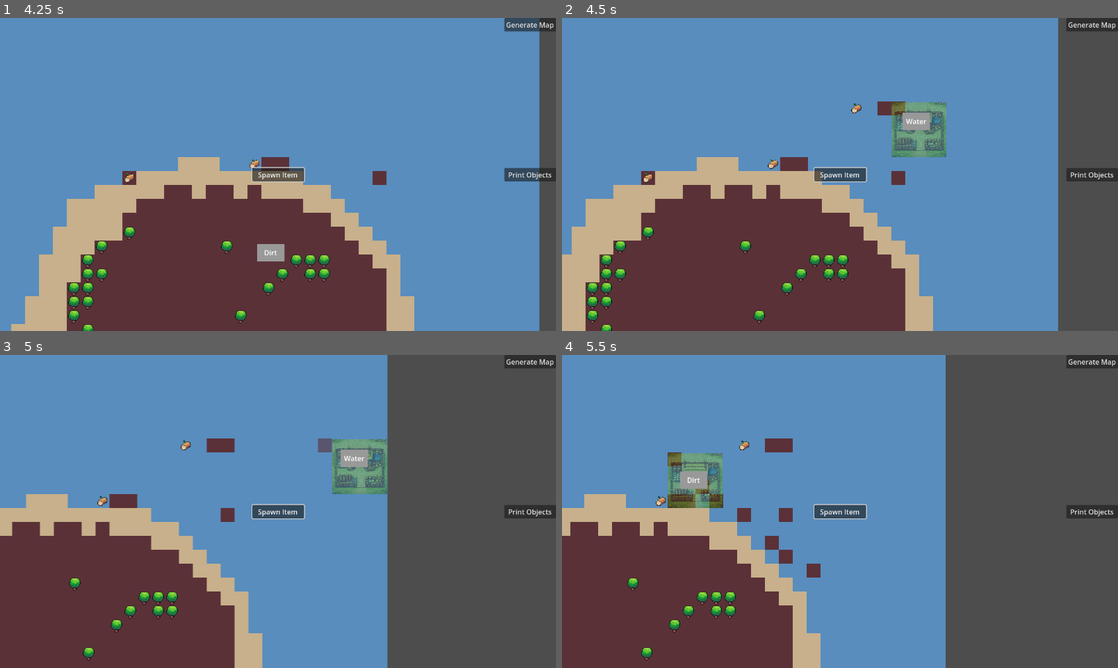
Above: before the commit, frames 1-4 (two rows, left to right).
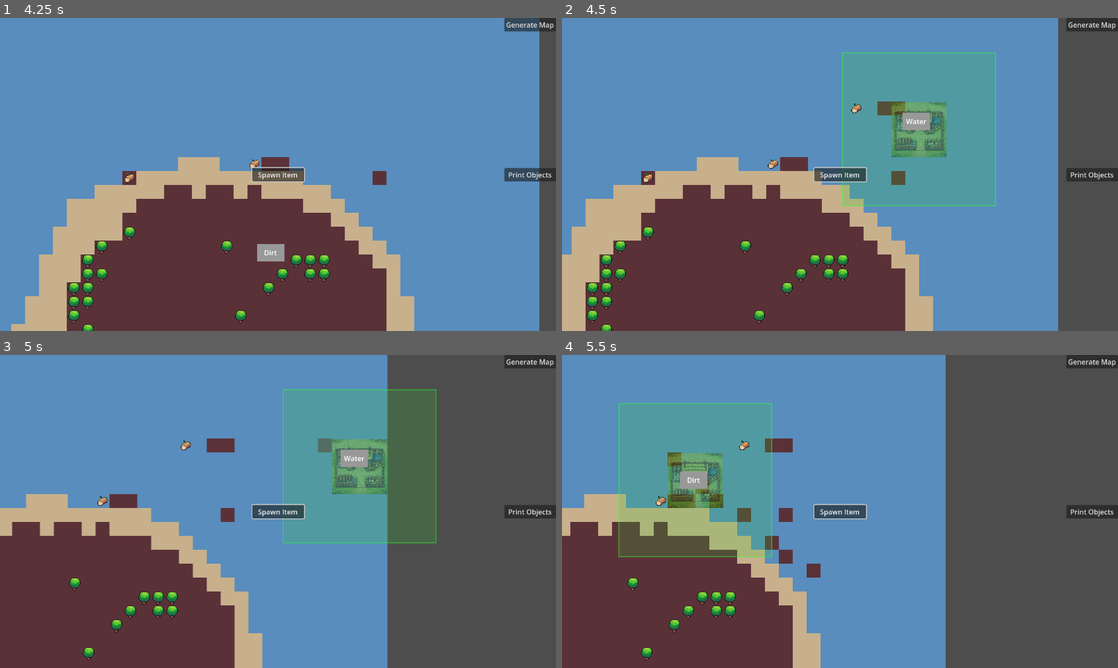
Above: after the commit, the same moments.

Repository: ColdTerror/Core-and-Conveyor
Game: Godot game, scene res://scenes/level.tscn
Same seed, same stepped clock (60 frames per second), same inputs: the game is played once before the commit and once after it. The engine's default icon, where the game draws it, is replaced by a stand-in: a white triangle on a blue panel in a dark square.
Inputs (mouse positions are in pixels of both pictures, inside the frame that each line leads up to):
- Up to frame 1 (4.25 s): click "Generate Map" at 0.5 s; click "Print Objects" at 1.25 s; click "Spawn Item" at 2 s; tap Enter at 2.75 s; move the mouse to (400, 158) at 2.77 s; hold Right (ui_right) 2.78-3.5 s; hold R (rotate_tile) 2.78-3.5 s; click (400, 158) at 2.92 s; drag from (166, 190) to (250, 237) at 3.52 s
- Up to frame 2 (4.5 s): tap Space at 4.25 s; move the mouse to (895, 105) at 4.27 s; hold Right (ui_right) from 4.28 s (still down); hold L from 4.28 s (still down); click (895, 105) at 4.42 s
- Up to frame 3 (5 s): keep holding Right (ui_right); keep holding L
- Up to frame 4 (5.5 s): release Right (ui_right) at 5 s; release L at 5 s; drag from (812, 574) to (673, 464) at 5.02 s

Frame 1 is identical in both runs. In frame 2, 12% of the frame differs, in the area x 50-78%, y 10-61%; in frame 3, 12%; in frame 4, 12%, in the area x 10-38%, y 15-65%.
Error in both runs: Invalid access to property or key 'buildings' on a base object of type 'Node2D (Level.gd)'. (res://scripts/item.gd:27)

Commit message:
Add range overlay visualization to HarvesterBuilding
Introduces a visual overlay to display the harvester's scan radius during placement and mouse hover. Implements drawing logic in _draw(), manages overlay visibility via set_ghost and mouse events, and refactors code for clarity and conciseness.

Diff:
--- a/scripts/building/harvester_building.gd
+++ b/scripts/building/harvester_building.gd
@@ -1,9 +1,8 @@
-# HarvesterBuilding.gd
 extends Building
 class_name HarvesterBuilding
 
 @export_group("Settings")
-@export var target_resource: TileDataResource  # Drag Tree.tres or Stone.tres here!
+@export var target_resource: TileDataResource
 @export var scan_radius: int = 4
 @export var harvest_damage: int = 2
 @export var work_interval: float = 1.0
@@ -15,46 +14,84 @@
 var work_timer: float = 0.0
 var current_target: Vector2i = Vector2i.MAX
 
-# --- SETUP (Called by BuildingManager) ---
+# --- NEW: Range Visual Variables ---
+var show_range_overlay := false:
+	set(value):
+		show_range_overlay = value
+		queue_redraw() # Forces Godot to run _draw() again
+
+const TILE_SIZE = 32 # Assuming 32x32 tiles. Change if different!
+
+# --- SETUP ---
 func setup(level_instance: Node2D):
 	level_ref = level_instance
 
-# --- MAIN LOOP ---
+# --- DRAWING THE RANGE ---
+func _draw():
+	if show_range_overlay:
+		# Calculate the size of the square
+		# Radius 4 means: 4 left + center + 4 right = 9 tiles width
+		var diameter_tiles = (scan_radius * 2) + 1
+		var size_px = diameter_tiles * TILE_SIZE
+
+		# Center the square on the building (0,0 is the center of this node)
+		var top_left = Vector2(-size_px / 2.0, -size_px / 2.0)
+		var rect = Rect2(top_left, Vector2(size_px, size_px))
+
+		# Draw the background (Transparent Green)
+		draw_rect(rect, Color(0.2, 0.8, 0.2, 0.2), true)
+		# Draw the border (Solid Green)
+		draw_rect(rect, Color(0.2, 1.0, 0.2, 0.5), false, 2.0)
+
+# --- OVERRIDES FOR VISIBILITY ---
+
+# 1. When becoming a Ghost (Placement Mode)
+func set_ghost(enabled: bool):
+	super.set_ghost(enabled) # Run the original logic (transparency)
+	show_range_overlay = enabled # Show range while placing!
+
+# 2. When Mouse Enters (Hover Mode)
+func _on_mouse_entered():
+	super._on_mouse_entered() # Run original signal logic
+	# Only show if placed (not a ghost) to avoid conflict,
+	# though ghost usually handles its own state.
+	if not get_node("Area2D").monitoring: return # Ghost mode check
+	show_range_overlay = true
+
+# 3. When Mouse Exits
+func _on_mouse_exited():
+	super._on_mouse_exited()
+	# Only hide if we aren't a ghost (ghosts always show range)
+	if not get_node("Area2D").monitoring: return
+	show_range_overlay = false
+
+# --- MAIN LOOP  ---
 func building_tick(delta: float) -> void:
-	# Safety checks
-	if not level_ref or not target_resource:
-		return
-
+	if not level_ref or not target_resource: return
 	work_timer -= delta
 
-	# 1. Update Visuals
 	if current_target != Vector2i.MAX:
 		_draw_beam(current_target)
 	else:
 		if beam_line: beam_line.clear_points()
 
-	# 2. Work Logic
 	if work_timer <= 0:
 		work_timer = work_interval
 		_perform_harvest()
 
 func _perform_harvest():
-	# If we lost our target or it became invalid, find a new one
 	if not _is_valid_target(current_target):
 		current_target = _find_nearest_target()
 
-	# If we have a valid target, hit it
 	if current_target != Vector2i.MAX:
 		var info = level_ref.active_grid_objects[current_target]
 		ResourceManager.request_harvest(current_target, info, harvest_damage)
 
-# --- FINDER LOGIC ---
 func _find_nearest_target() -> Vector2i:
 	var center = level_ref.object_layer.local_to_map(global_position)
 	var best_pos = Vector2i.MAX
 	var min_dist = 99999.0
 
-	# Scan the square area around the building
 	for x in range(-scan_radius, scan_radius + 1):
 		for y in range(-scan_radius, scan_radius + 1):
 			var check_pos = center + Vector2i(x, y)
@@ -69,30 +106,16 @@
 
 func _is_valid_target(pos: Vector2i) -> bool:
 	if pos == Vector2i.MAX: return false
-
-	# 1. Does the level have an object there?
-	if not level_ref.active_grid_objects.has(pos):
-		return false
-
+	if not level_ref.active_grid_objects.has(pos): return false
 	var info = level_ref.active_grid_objects[pos]
-
-	# 2. Is it dead/empty?
 	if info["health"] <= 0: return false
-
-	# 3. IS IT THE RIGHT RESOURCE? (The Magic Check)
-	# This checks if the file in the grid matches the file in our Inspector
-	if info["data"] != target_resource:
-		return false
-
+	if info["data"] != target_resource: return false
 	return true
 
 func _draw_beam(grid_pos: Vector2i):
 	if not beam_line: return
-
-	# Convert grid coordinate to local coordinate
 	var target_world = level_ref.object_layer.map_to_local(grid_pos)
 	var target_local = to_local(target_world)
-
 	beam_line.clear_points()
-	beam_line.add_point(Vector2.ZERO) # Start at building center
-	beam_line.add_point(target_local) # End at tree
+	beam_line.add_point(Vector2.ZERO)
+	beam_line.add_point(target_local)
